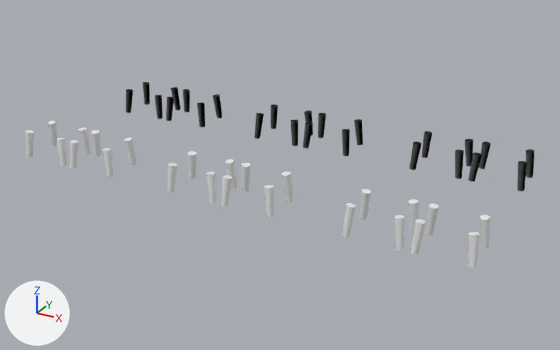
One commit to the OBJ model PantyHouse/models/sofaleg.obj: the scene before it, then after it.
Rendered twice from a 50 mm camera at (335.0, -594.0, 277.0) aimed at (11.0, -3.0, -19.0). The axes (+X, +Y, +Z) are drawn at lower left. The lights are the same throughout. Where no turn or scale is listed for an object, it has been applied to the vertices.

Script lines for the objects in view, before the commit:
```python
mat_blinn7sg49 = principled_material('blinn7SG49')
mat_blinn7sg49.base_color = (0.8, 0.8, 0.8)  # white #e7e7e7
mat_blinn7sg49.roughness = 1.0
me_sofaleg = bpy.data.meshes.new('sofaleg')
me_sofaleg.from_pydata(...)  # 2016 vertices, 2880 faces; spans x -224.0..224.0, y -96.0..96.0, z -13.0..13.0
me_sofaleg.materials.append(mat_blinn7sg49)  # white #e7e7e7
ob_sofaleg = bpy.data.objects.new('sofaleg', me_sofaleg)
ob_sofaleg.location = (0.0, 0.0, 0.0)
```
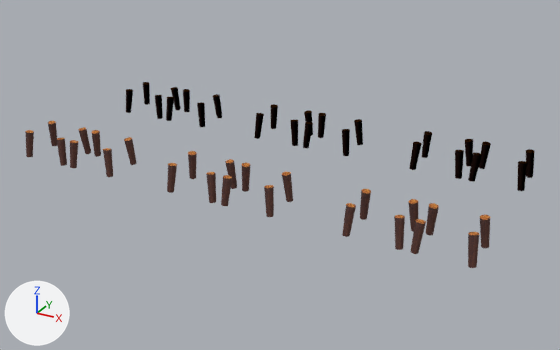
The change in detail:
Picture 'sofaleg.bmp' (img_sofaleg_bmp) is new.
In material 'blinn7SG49' (mat_blinn7sg49), base_color is no longer (0.8, 0.8, 0.8), white #e7e7e7.
In material 'blinn7SG49' (mat_blinn7sg49), texture is now set to img_sofaleg_bmp.

Location of each change, [x1, y1, x2, y2] in pixels of the pictures (560 x 350 px):
'sofaleg', surface changed (grey to brown): [25, 82, 535, 268] in both
